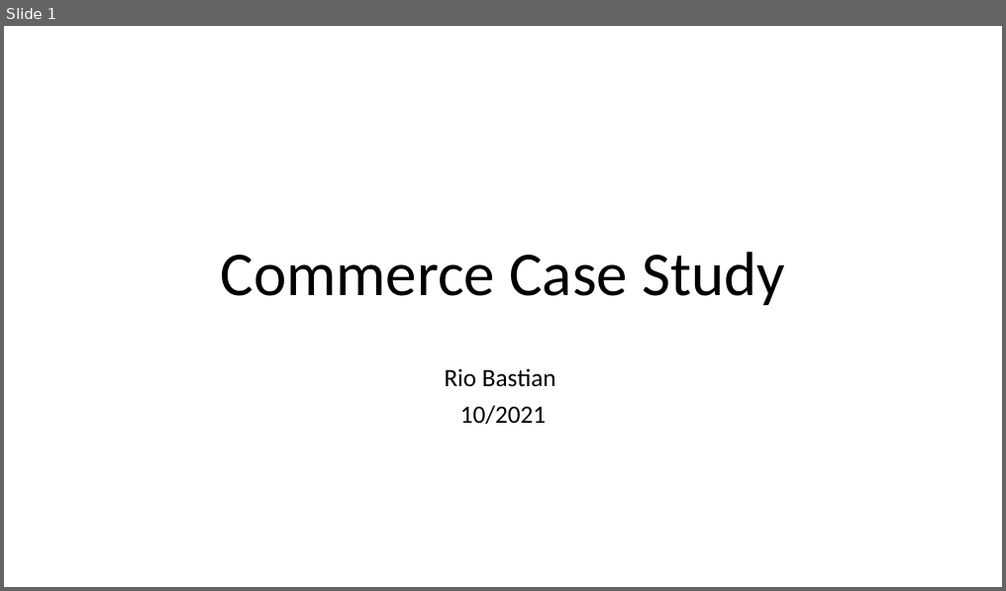
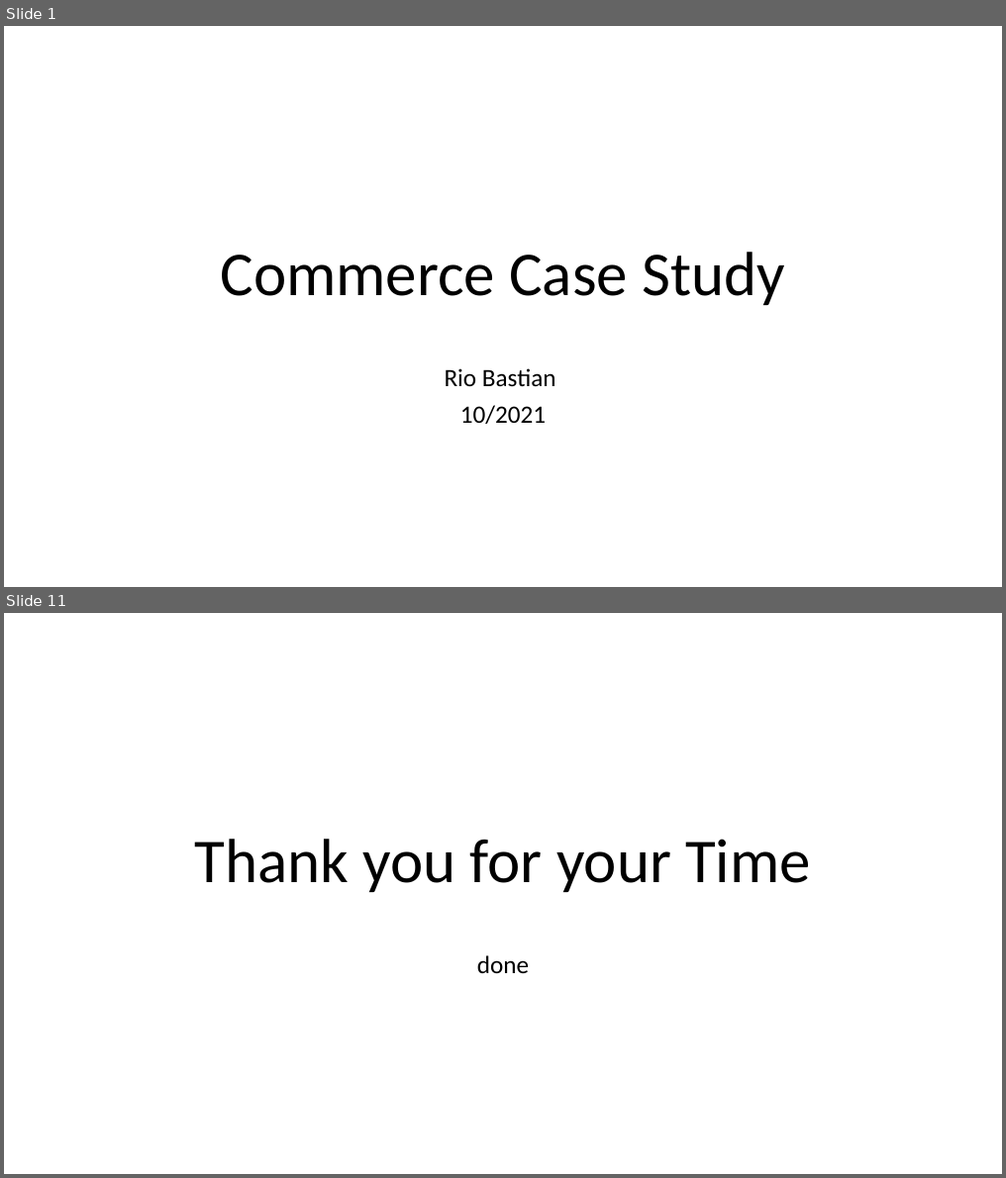
Before and after one commit to commerce-case-study/a-documentation, a slide deck: commerce_case_study.pptx. Shown one above the other, each under a label of ours: slide 1 before the commit, slides 1 and 11 after it; the slides between them are not shown. The pictures are 1006x591 and 1006x1178 pixels, drawn with LibreOffice and Linux fonts; fonts in the diff are those of the drawing. Boxes give left, top, right and bottom in pixels: in the first picture for what was removed or moved away, otherwise in the second. Text is boxed around its words. In the diff, an @@ line names an element or a change of style, - is before the commit and + after.

```diff
--- a/commerce_case_study.pptx
+++ b/commerce_case_study.pptx
@@ slide 11 added at [4, 613, 1002, 1174], background #FFFFFF @@
@@ title added at [195, 839, 811, 892], 60 pt, text #000000 @@
+Thank you for your Time
@@ subtitle added at [477, 956, 529, 973], 24 pt, text #000000 @@
+done
```
Also in this commit, not shown: 8 slides changed, 1 other slide added.
